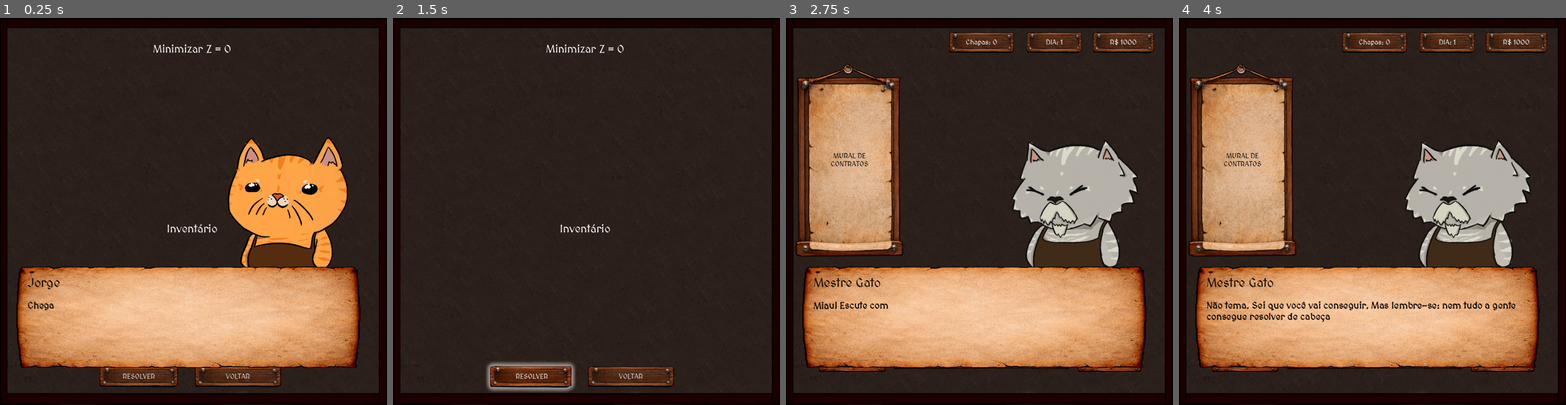
Above: before the commit, frames 1-4 (left to right).
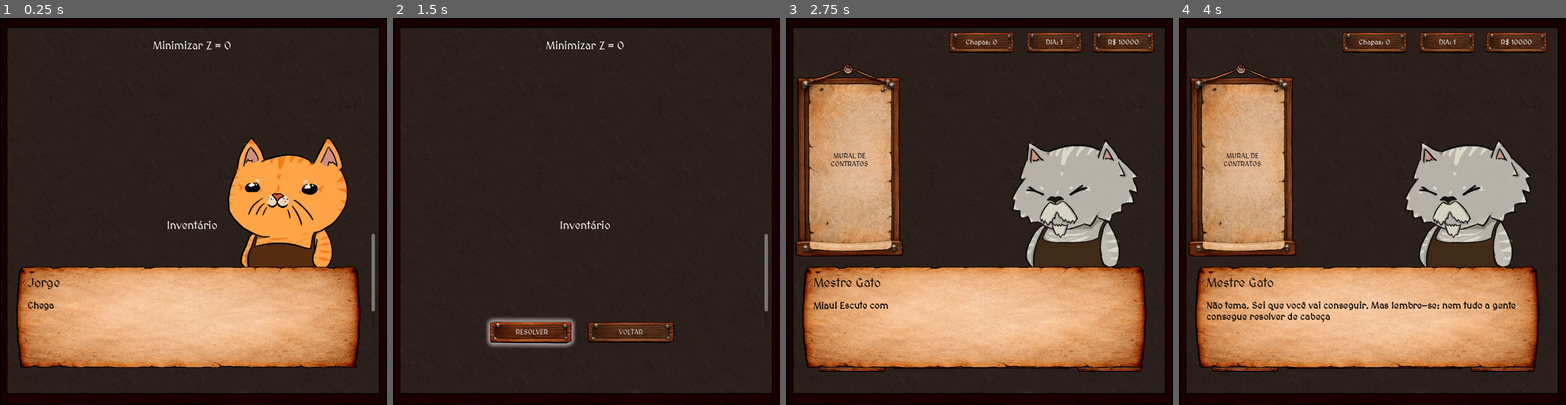
Above: after the commit, the same moments.

Repository: VitaumOS/Jogo_IC-Godot
Game: Godot game, scene res://scene/ModelagemMatematica.tscn
Two runs of this game, one before a commit and one after it. Both use one fixed random seed, a clock stepped at 60 frames per second and the inputs below. This scene is started directly instead of the project's main scene.
Inputs (mouse positions are in pixels of both pictures, inside the frame that each line leads up to):
- Up to frame 1 (0.25 s): no input
- Up to frame 2 (1.5 s): tap Enter (ui_accept) at 0.5, 0.77 s; move the mouse to (671, 192) at 0.52 s; click (671, 192) at 0.67 s; click "RESOLVER" at 1.25 s
- Up to frame 3 (2.75 s): click "VOLTAR" at 2 s
- Up to frame 4 (4 s): tap Enter (ui_accept) at 2.75, 3.02, 3.5 s; move the mouse to (1295, 230) at 2.77 s; click (1295, 230) at 2.92 s; move the mouse to (1411, 126) at 3.52 s; click (1411, 126) at 3.67 s

The runs differ from the first frame. In frame 1, 2.3% of the frame differs, in the area x 25-97%, y 5-96%; in frame 2, 5.7%, in the area x 24-97%, y 5-97%; in frame 3, less than 0.1%; in frame 4, less than 0.1%.

Commit message:
correção
a

Diff:
--- a/scene/ModelagemMatematica.tscn
+++ b/scene/ModelagemMatematica.tscn
@@ -28,9 +28,9 @@
 [node name="LayoutPrincipal" type="VBoxContainer" parent="MainMargin" unique_id=1744733661]
 layout_mode = 0
 offset_left = 11.0
-offset_top = 21.0
+offset_top = 13.0
 offset_right = 861.0
-offset_bottom = 865.0
+offset_bottom = 847.0
 
 [node name="PainelEsquerdo" type="VBoxContainer" parent="MainMargin/LayoutPrincipal" unique_id=15311472]
 layout_mode = 2
@@ -58,7 +58,8 @@
 theme_override_constants/separation = -13
 
 [node name="PainelDireito" type="VBoxContainer" parent="MainMargin/LayoutPrincipal" unique_id=1305794751]
-custom_minimum_size = Vector2(0, 345)
+custom_minimum_size = Vector2(0, 250)
+custom_maximum_size = Vector2(-1, 250)
 layout_mode = 2
 
 [node name="TituloInventario" type="Label" parent="MainMargin/LayoutPrincipal/PainelDireito" unique_id=1285108412]
@@ -72,7 +73,7 @@
 layout_mode = 2
 
 [node name="ContainerPadroesSelecao" type="VBoxContainer" parent="MainMargin/LayoutPrincipal/PainelDireito/ScrollPadroes" unique_id=735313933]
-custom_minimum_size = Vector2(800, 300)
+custom_minimum_size = Vector2(800, 260.365)
 layout_mode = 2
 
 [node name="Botoes" type="HBoxContainer" parent="MainMargin/LayoutPrincipal" unique_id=1170674162]
--- a/scene/TreinoModelagem.tscn
+++ b/scene/TreinoModelagem.tscn
@@ -30,8 +30,9 @@
 [node name="LayoutPrincipal" type="VBoxContainer" parent="MainMargin" unique_id=429249275]
 layout_mode = 0
 offset_left = 11.0
+offset_top = -4.0
 offset_right = 861.0
-offset_bottom = 895.0
+offset_bottom = 801.0
 
 [node name="PainelEsquerdo" type="VBoxContainer" parent="MainMargin/LayoutPrincipal" unique_id=1054586216]
 layout_mode = 2
@@ -64,7 +65,6 @@
 theme_override_constants/separation = 9
 
 [node name="Restricao" parent="MainMargin/LayoutPrincipal/PainelEsquerdo/ScrollRestricoes/ContainerRestricoes" unique_id=1322664123 instance=ExtResource("3_jntv4")]
-visible = false
 custom_minimum_size = Vector2(32.78, 72.065)
 layout_mode = 2
 
--- a/scene/aux_scene/restricao.tscn
+++ b/scene/aux_scene/restricao.tscn
@@ -9,7 +9,7 @@
 offset_left = 9.0
 offset_top = 5.0
 offset_right = 481.0
-offset_bottom = 100.0
+offset_bottom = 91.0
 alignment = 1
 
 [node name="Control" type="Control" parent="." unique_id=1480718807]
--- a/script/global.gd
+++ b/script/global.gd
@@ -6,7 +6,7 @@
 
 var tamanho_container: float = 500.0
 var dia_atual: int = 1
-var dinheiro: int = 1000
+var dinheiro: int = 10000
 var ganhos_do_dia: int = 0
 var estoque_chapas: int = 0
 var preco_chapa: int = 100
